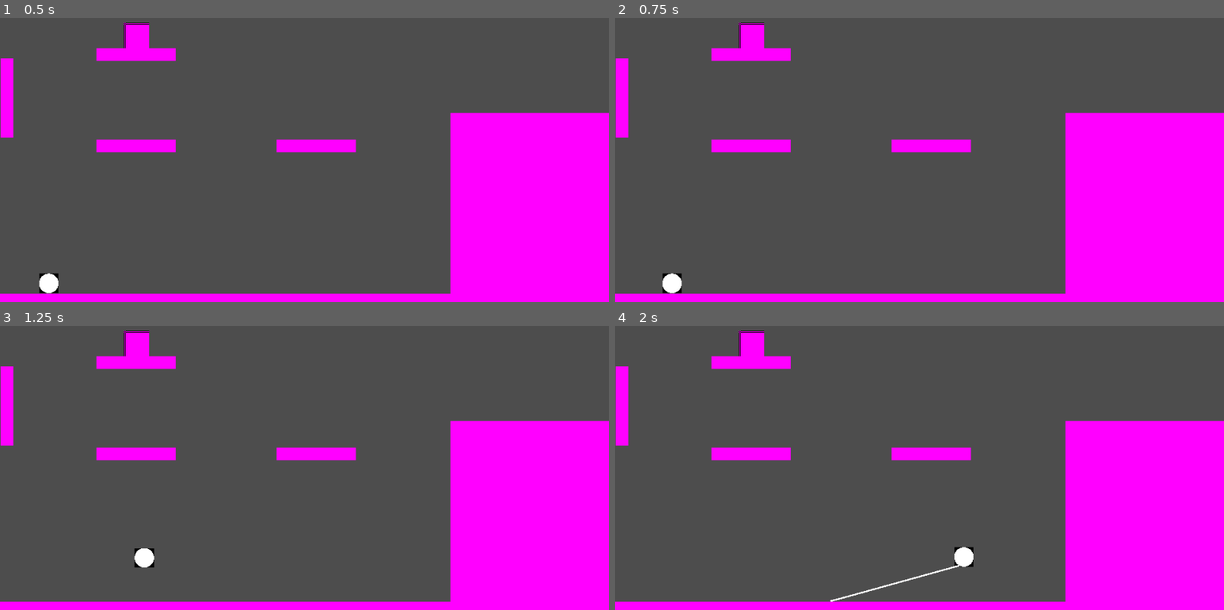
Above: before the commit, frames 1-4 (two rows, left to right).
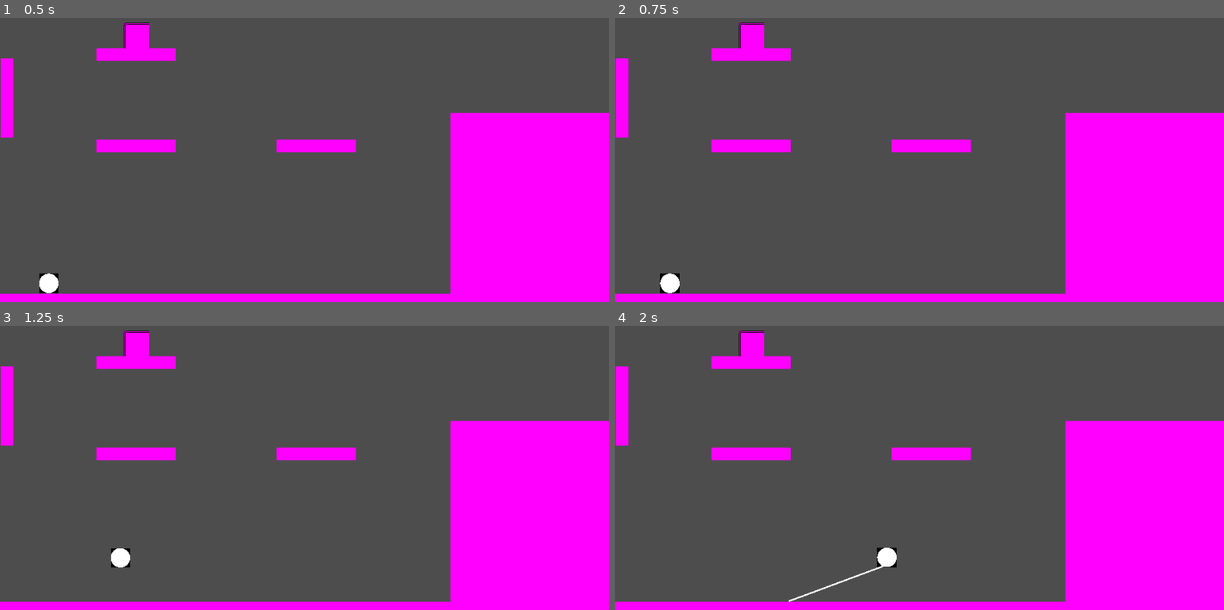
Above: after the commit, the same moments.

Repository: NAERNON/ggj-2026-mask
Game: Godot game, scene res://scenes/main.tscn
Two runs of this game, one before a commit and one after it. Both use one fixed random seed, a clock stepped at 60 frames per second and the inputs below.
Inputs:
- Up to frame 1 (0.5 s): no input
- Up to frame 2 (0.75 s): tap Enter at 0.5 s; hold D (move_tape_right) from 0.53 s (still down); hold R (move_tape_reroll) from 0.53 s (still down)
- Up to frame 3 (1.25 s): keep holding D (move_tape_right); keep holding R (move_tape_reroll); tap Space (move_tape_jump) at 0.77 s
- Up to frame 4 (2 s): release D (move_tape_right) at 1.28 s; release R (move_tape_reroll) at 1.28 s; hold S (move_tape_down) from 1.28 s (still down); tap G (tape_switch_grip) at 1.35 s; tap Space (move_tape_jump) at 1.52 s

Frame 1 is identical in both runs. In frame 2, 0.1% of the frame differs, in the area x 7-11%, y 89-98%; in frame 3, 0.4%; in frame 4, 0.7%, in the area x 28-59%, y 77-98%.

Commit message:
Stop grip when tape is empty only if one point of grip

Diff:
--- a/scenes/main.gd
+++ b/scenes/main.gd
@@ -78,6 +78,7 @@
 	_nb_current_tape_points += 1
 
 	if _nb_current_tape_points > 2 :
+		masking_tape.one_grip_point = true
 		var p1 : Vector2 = _current_tape.get_point_position(_nb_current_tape_points-3)
 		var p2 : Vector2 = _current_tape.get_point_position(_nb_current_tape_points-2)
 		_current_tape_len += p1.distance_to(p2)
@@ -110,6 +111,8 @@
 	if _nb_current_tape_points > 1 :
 		var body : Node = _current_tape.get_child(-1)
 		_current_tape.remove_child(body)
+	else :
+		masking_tape.one_grip_point = false
 
 func _on_masking_tape_end_grip() -> void:
 	if _current_tape :
--- a/scenes/main.tscn
+++ b/scenes/main.tscn
@@ -41,7 +41,7 @@
 position = Vector2(77, 510)
 scale = Vector2(0.03, 0.03)
 initial_tape_dist = 500.0
-roll_acceleration = 600.0
+roll_acceleration = 450.0
 deceleration_scale = 10.0
 jump_speed = 350.0
 reroll_speed = 500.0
--- a/scripts/masking_tape.gd
+++ b/scripts/masking_tape.gd
@@ -41,7 +41,9 @@
 		else :
 			end_grip.emit()
 			_grip_on_wall = false
+			one_grip_point = false
 
+var one_grip_point : bool
 
 func _ready() -> void :
 	_in_free_fall = not is_on_floor()
@@ -102,7 +104,7 @@
 		elif down :
 			velocity.y = wall_roll_speed
 
-		if _used_tape_len >= _tape_len :
+		if _used_tape_len >= _tape_len and one_grip_point :
 			velocity = Vector2.ZERO
 		return
 
@@ -122,7 +124,7 @@
 		if left:
 			velocity.x -= roll_acceleration * delta
 
-	if is_gripping and _used_tape_len >= _tape_len :
+	if is_gripping and _used_tape_len >= _tape_len and one_grip_point :
 		velocity.x = 0.0
 		if velocity.y < 0.0 :
 			velocity.y = 0.0
